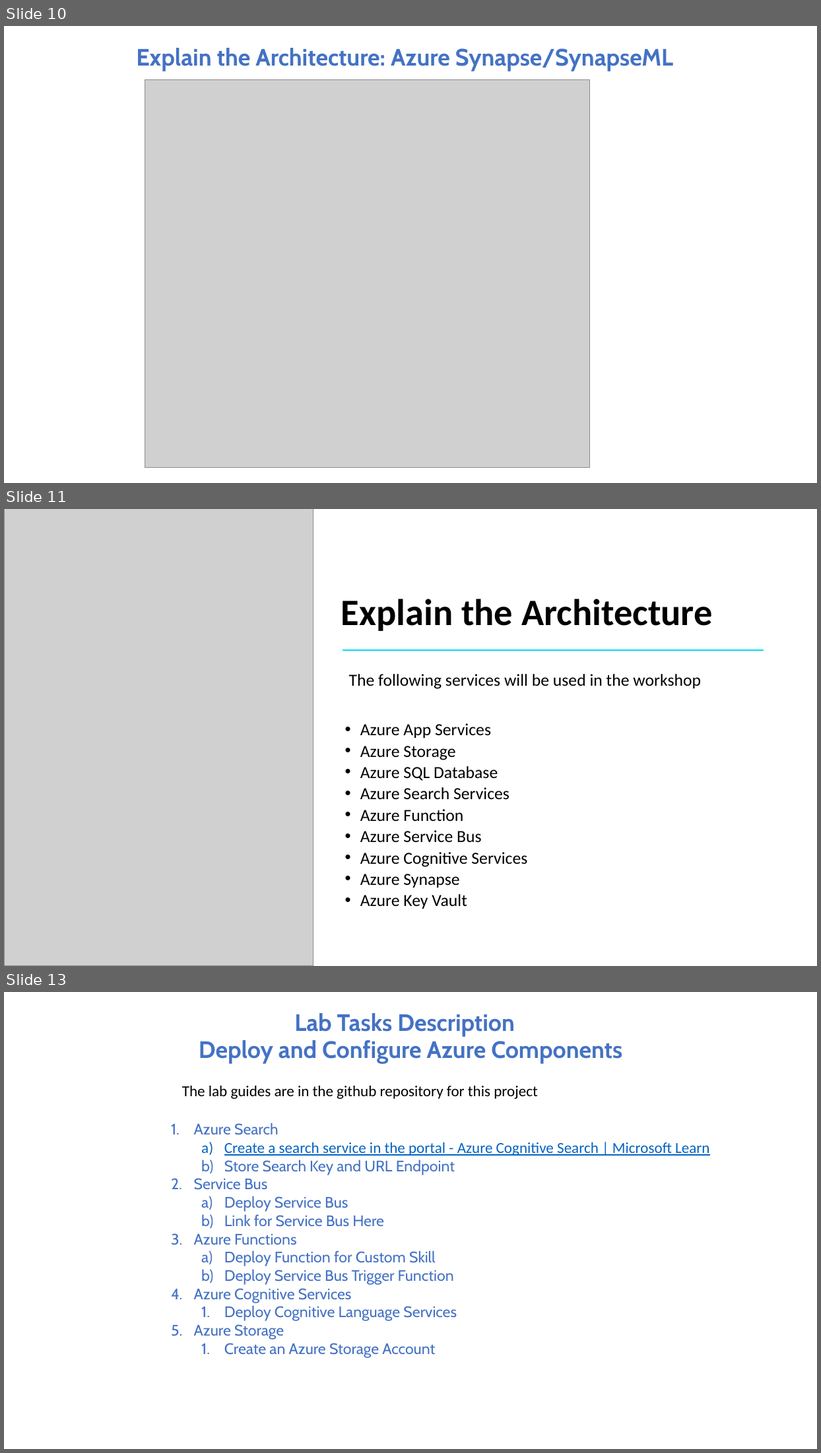
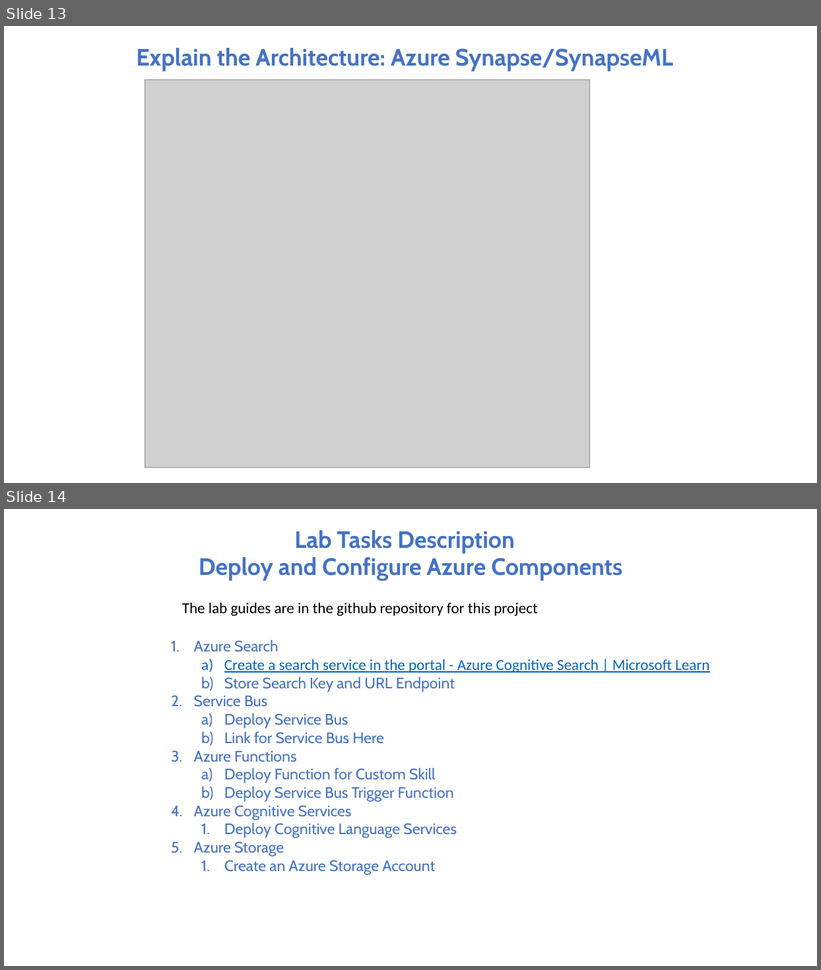
Before and after one commit to appliedcognetics/esgWorkshop, a slide deck: src/workshop/documents/presentation.pptx. Shown one above the other, each under a label of ours: slides 10, 11 and 13 before the commit, slides 13 and 14 after it; the slides between them are not shown. The pictures are 821x1453 and 821x970 pixels, drawn with LibreOffice and Linux fonts; fonts in the diff are those of the drawing; grey boxes stand for pictures. Boxes give left, top, right and bottom in pixels: in the first picture for what was removed or moved away, otherwise in the second. Text is boxed around its words. In the diff, an @@ line names an element or a change of style, - is before the commit and + after.

```diff
--- a/src/workshop/documents/presentation.pptx
+++ b/src/workshop/documents/presentation.pptx
@@ slide 11 removed at [4, 509, 817, 966], background #FFFFFF @@
@@ picture removed at [4, 509, 314, 966] @@
@@ title removed at [341, 599, 713, 631] @@
-Explain the Architecture
@@ line removed from (343, 650) to (764, 650) @@
@@ text removed at [349, 674, 701, 689] @@
-The following services will be used in the workshop
@@ text removed at [360, 723, 527, 909] @@
-• Azure App Services
-• Azure Storage
-• Azure SQL Database
-• Azure Search Services
-• Azure Function
-• Azure Service Bus
-• Azure Cognitive Services
-• Azure Synapse
-• Azure Key Vault
@@ what was slide 10 is now slide 13 @@
@@ what was slide 13 is now slide 14 @@
```
Also in this commit, not shown: 5 slides changed, 3 slides added, 1 other file.
